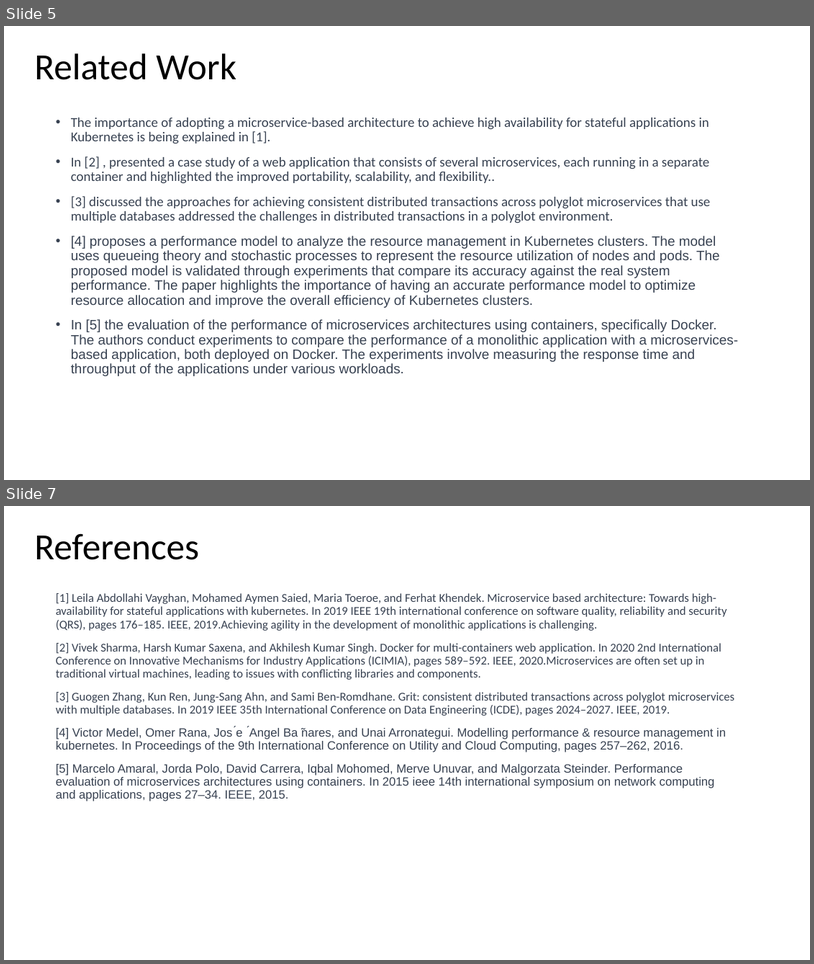
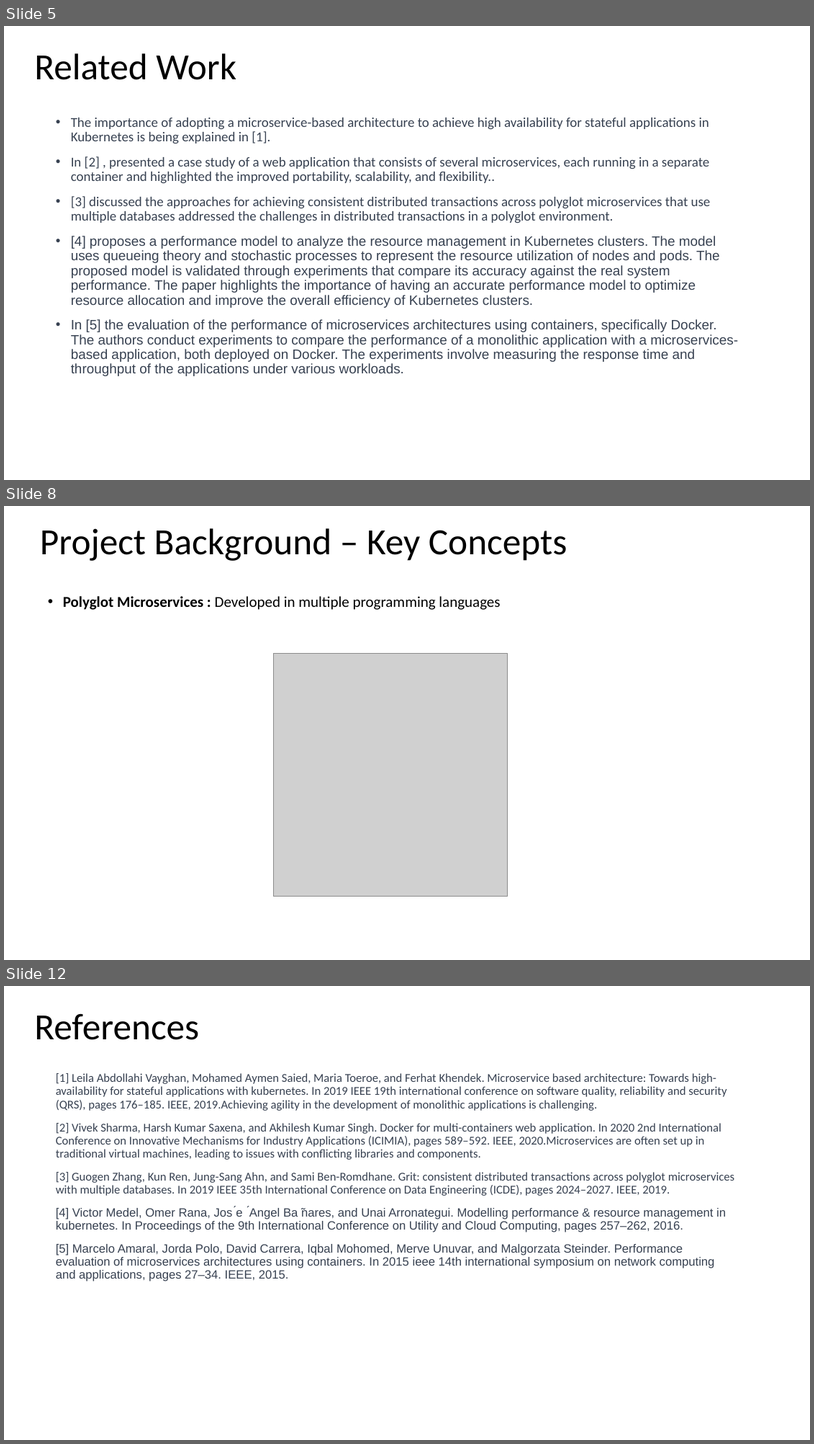
Before and after one commit to vyepuri/capstone-project-team5, a slide deck: Presentations/Presentation.pptx. Shown one above the other, each under a label of ours: slides 5 and 7 before the commit, slides 5, 8 and 12 after it; the slides between them are not shown. The pictures are 814x964 and 814x1444 pixels, drawn with LibreOffice and Linux fonts; fonts in the diff are those of the drawing; grey boxes stand for pictures. Boxes give left, top, right and bottom in pixels: in the first picture for what was removed or moved away, otherwise in the second. Text is boxed around its words. In the diff, an @@ line names an element or a change of style, - is before the commit and + after.

```diff
--- a/Presentations/Presentation.pptx
+++ b/Presentations/Presentation.pptx
@@ slide 8 added at box(4, 506, 810, 960), background #FFFFFF @@
@@ title added at box(40, 528, 568, 561), 44 pt, text #000000 @@
+Project Background – Key Concepts
@@ text added at box(63, 596, 500, 610), 18 pt, text #000000 @@
+• Polyglot Microservices : Developed in multiple programming languages
@@ picture added at box(273, 654, 507, 896) @@
@@ what was slide 7 is now slide 12 @@
```
Also in this commit, not shown: 4 slides changed, 5 other slides added.
